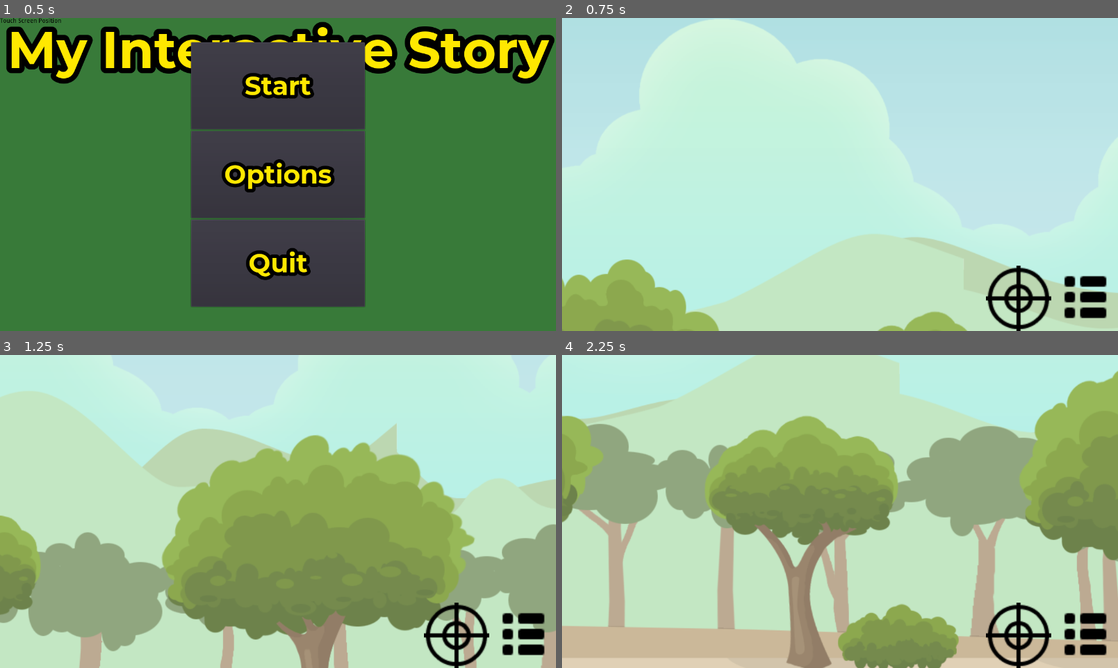
Above: before the commit, frames 1-4 (two rows, left to right).
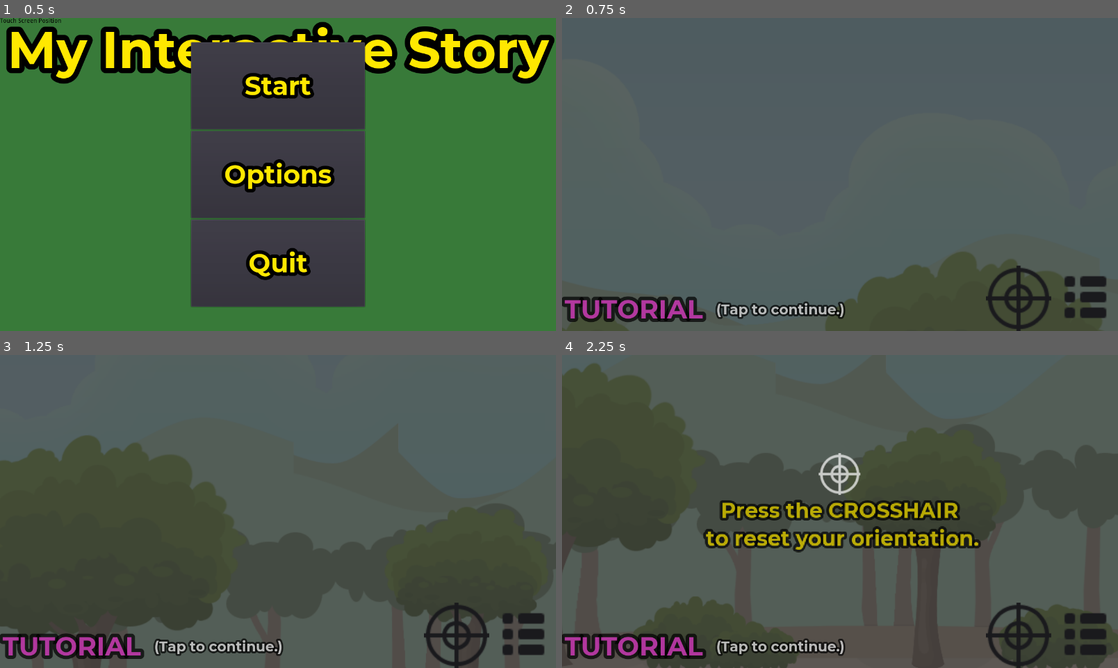
Above: after the commit, the same moments.

Repository: Mtaethefarmer/My-Interactive-Story
Game: Godot game, scene res://Prefab/UI.tscn
Two runs of this game, one before a commit and one after it. Both use one fixed random seed, a clock stepped at 60 frames per second and the inputs below. The engine's default icon, where the game draws it, is replaced by a stand-in: a white triangle on a blue panel in a dark square.
Inputs (mouse positions are in pixels of both pictures, inside the frame that each line leads up to):
- Up to frame 1 (0.5 s): no input
- Up to frame 2 (0.75 s): click "Start" at 0.5 s
- Up to frame 3 (1.25 s): no input
- Up to frame 4 (2.25 s): tap Enter at 1.25, 2 s; move the mouse to (962, 495) at 1.27 s; hold Right (ui_right) 1.28-2.03 s; click (962, 495) at 1.42 s; move the mouse to (728, 527) at 2.02 s; hold Down (ui_down) from 2.03 s (still down)

Frame 1 is identical in both runs. In frame 2, 100% of the frame differs, in the area x 0-100%, y 0-100%; in frame 3, 100%; in frame 4, 100%.

Commit message:
Card 1 and Card 15 are in Testing
[BUG] Main menu and Orientation Buttons no longer work

Diff:
--- a/Parallax-Camera/Prefab/ParallaxBackground.tscn
+++ b/Parallax-Camera/Prefab/ParallaxBackground.tscn
@@ -15,7 +15,7 @@
 
 [node name="Parallax-01" type="ParallaxLayer" parent="."]
 editor/display_folded = true
-motion_scale = Vector2( 0.1, 0.5 )
+motion_scale = Vector2( 1.1, 0.5 )
 motion_mirroring = Vector2( 2048, 0 )
 
 [node name="sky" type="Sprite" parent="Parallax-01"]
@@ -28,7 +28,7 @@
 
 [node name="Parallax-02" type="ParallaxLayer" parent="."]
 editor/display_folded = true
-motion_scale = Vector2( 0.2, 0.5 )
+motion_scale = Vector2( 1.2, 0.5 )
 motion_mirroring = Vector2( 2048, 0 )
 
 [node name="distantClouds" type="Sprite" parent="Parallax-02"]
@@ -37,7 +37,7 @@
 
 [node name="Parallax-03" type="ParallaxLayer" parent="."]
 editor/display_folded = true
-motion_scale = Vector2( 0.3, 0.5 )
+motion_scale = Vector2( 1.3, 0.5 )
 motion_mirroring = Vector2( 2048, 0 )
 
 [node name="Clouds" type="Sprite" parent="Parallax-03"]
@@ -50,7 +50,7 @@
 
 [node name="Parallax-04" type="ParallaxLayer" parent="."]
 editor/display_folded = true
-motion_scale = Vector2( 0.4, 0.5 )
+motion_scale = Vector2( 1.4, 0.5 )
 motion_mirroring = Vector2( 2048, 0 )
 
 [node name="hillTwo" type="Sprite" parent="Parallax-04"]
@@ -59,12 +59,12 @@
 
 [node name="Parallax-05" type="ParallaxLayer" parent="."]
 visible = false
-motion_scale = Vector2( 0.5, 0.5 )
+motion_scale = Vector2( 1.5, 0.5 )
 motion_mirroring = Vector2( 2048, 0 )
 
 [node name="Parallax-06" type="ParallaxLayer" parent="."]
 editor/display_folded = true
-motion_scale = Vector2( 0.6, 0.5 )
+motion_scale = Vector2( 1.6, 0.5 )
 motion_mirroring = Vector2( 2048, 0 )
 
 [node name="distantTrees" type="Sprite" parent="Parallax-06"]
@@ -73,12 +73,11 @@
 
 [node name="Parallax-07" type="ParallaxLayer" parent="."]
 visible = false
-motion_scale = Vector2( 0.7, 0.5 )
+motion_scale = Vector2( 1.7, 0.5 )
 motion_mirroring = Vector2( 2048, 0 )
 
 [node name="Parallax-08" type="ParallaxLayer" parent="."]
-editor/display_folded = true
-motion_scale = Vector2( 0.8, 0.5 )
+motion_scale = Vector2( 1.8, 0.5 )
 motion_mirroring = Vector2( 2048, 0 )
 
 [node name="trees" type="Sprite" parent="Parallax-08"]
@@ -87,12 +86,12 @@
 
 [node name="Parallax-09" type="ParallaxLayer" parent="."]
 visible = false
-motion_scale = Vector2( 0.9, 0.5 )
+motion_scale = Vector2( 1.9, 0.5 )
 motion_mirroring = Vector2( 2048, 0 )
 
 [node name="Parallax-10" type="ParallaxLayer" parent="."]
 editor/display_folded = true
-motion_scale = Vector2( 0.9, 0.5 )
+motion_scale = Vector2( 2, 0.5 )
 motion_mirroring = Vector2( 2048, 0 )
 
 [node name="_01_ground" type="Sprite" parent="Parallax-10"]
@@ -100,7 +99,7 @@
 texture = ExtResource( 9 )
 
 [node name="Parallax-10-Object" type="ParallaxLayer" parent="."]
-motion_scale = Vector2( 1, 0.5 )
+motion_scale = Vector2( 2, 0.5 )
 
 [node name="Selectable" parent="Parallax-10-Object" instance=ExtResource( 10 )]
-position = Vector2( 7000, 1000 )
+position = Vector2( 2000, 1000 )
--- a/Parallax-Camera/Prefab/Player.tscn
+++ b/Parallax-Camera/Prefab/Player.tscn
@@ -7,6 +7,7 @@
 [ext_resource path="res://Texture/Icons/menuListBlk.png" type="Texture" id=5]
 [ext_resource path="res://Texture/Icons/menuListWht.png" type="Texture" id=6]
 [ext_resource path="res://Script/TextureButton.gd" type="Script" id=7]
+[ext_resource path="res://Prefab/Tutorial.tscn" type="PackedScene" id=8]
 
 [sub_resource type="CircleShape2D" id=1]
 
@@ -36,6 +37,7 @@
 drag_margin_bottom = 0.1
 
 [node name="CanvasLayer" type="CanvasLayer" parent="."]
+editor/display_folded = true
 
 [node name="HBoxContainer" type="HBoxContainer" parent="CanvasLayer"]
 anchor_left = 0.5
@@ -71,5 +73,7 @@
 stretch_mode = 5
 script = ExtResource( 7 )
 
+[node name="Tutorial" parent="." instance=ExtResource( 8 )]
+
 [connection signal="pressed" from="CanvasLayer/HBoxContainer/ResetPosition" to="CanvasLayer/HBoxContainer/ResetPosition" method="_on_ResetPosition_pressed"]
 [connection signal="pressed" from="CanvasLayer/HBoxContainer/Menu" to="CanvasLayer/HBoxContainer/Menu" method="_on_TextureButton_pressed"]
--- /dev/null
+++ b/Parallax-Camera/Prefab/Tutorial.tscn
@@ -0,0 +1,151 @@
+[gd_scene load_steps=8 format=2]
+
+[ext_resource path="res://Script/Tutorial.gd" type="Script" id=1]
+[ext_resource path="res://Font/NormalMenuOptions.tres" type="DynamicFont" id=2]
+[ext_resource path="res://Font/SmallMenuOptions.tres" type="DynamicFont" id=3]
+[ext_resource path="res://Texture/Icons/phone.png" type="Texture" id=4]
+[ext_resource path="res://Texture/Icons/return.png" type="Texture" id=5]
+[ext_resource path="res://Texture/Icons/crosshair-wht.png" type="Texture" id=6]
+[ext_resource path="res://Texture/Icons/menuListWht.png" type="Texture" id=7]
+
+[node name="Tutorial" type="Control"]
+script = ExtResource( 1 )
+
+[node name="CanvasLayer" type="CanvasLayer" parent="."]
+
+[node name="Background" type="Panel" parent="CanvasLayer"]
+modulate = Color( 1, 1, 1, 0.705882 )
+anchor_right = 1.0
+anchor_bottom = 1.0
+
+[node name="Title" type="Label" parent="CanvasLayer/Background"]
+anchor_top = 1.0
+anchor_bottom = 1.0
+margin_top = -100.0
+margin_right = 330.0
+rect_min_size = Vector2( 330, 100 )
+custom_fonts/font = ExtResource( 2 )
+custom_colors/font_color = Color( 0.952941, 0.270588, 0.847059, 1 )
+text = "Tutorial"
+align = 1
+valign = 1
+uppercase = true
+
+[node name="Continue" type="Label" parent="CanvasLayer/Background/Title"]
+margin_left = 354.539
+margin_top = 30.6378
+margin_right = 649.539
+margin_bottom = 70.6378
+custom_fonts/font = ExtResource( 3 )
+text = "(Tap to continue.)"
+
+[node name="SwivelTutorial" type="VBoxContainer" parent="CanvasLayer/Background"]
+visible = false
+anchor_left = 0.5
+anchor_top = 0.5
+anchor_right = 0.5
+anchor_bottom = 0.5
+margin_left = -603.347
+margin_top = -94.556
+margin_right = 250.653
+margin_bottom = 49.444
+rect_scale = Vector2( 1.4, 1.4 )
+alignment = 1
+
+[node name="Phone" type="TextureRect" parent="CanvasLayer/Background/SwivelTutorial"]
+margin_right = 854.0
+margin_bottom = 100.0
+texture = ExtResource( 4 )
+stretch_mode = 6
+
+[node name="SwivelLeft" type="TextureRect" parent="CanvasLayer/Background/SwivelTutorial/Phone"]
+margin_left = -60.0
+margin_top = -60.0
+margin_right = 771.0
+margin_bottom = 40.0
+texture = ExtResource( 5 )
+stretch_mode = 4
+
+[node name="SwivelRight" type="TextureRect" parent="CanvasLayer/Background/SwivelTutorial/Phone"]
+margin_left = 910.749
+margin_top = -61.8532
+margin_right = 1741.75
+margin_bottom = 38.1468
+rect_scale = Vector2( -1, 1 )
+texture = ExtResource( 5 )
+stretch_mode = 6
+
+[node name="SwivelText" type="Label" parent="CanvasLayer/Background/SwivelTutorial"]
+margin_top = 104.0
+margin_right = 854.0
+margin_bottom = 144.0
+custom_fonts/font = ExtResource( 3 )
+custom_colors/font_color = Color( 1, 0.913725, 0, 1 )
+text = "SWIVEL your phone to see everything in the world."
+
+[node name="OrientationTutorial" type="VBoxContainer" parent="CanvasLayer/Background"]
+editor/display_folded = true
+visible = false
+anchor_left = 0.5
+anchor_top = 0.5
+anchor_right = 0.5
+anchor_bottom = 0.5
+margin_left = -623.938
+margin_top = -134.337
+margin_right = 207.062
+margin_bottom = 9.66339
+rect_scale = Vector2( 1.5, 1.5 )
+alignment = 1
+
+[node name="Crosshair" type="TextureRect" parent="CanvasLayer/Background/OrientationTutorial"]
+margin_right = 831.0
+margin_bottom = 64.0
+texture = ExtResource( 6 )
+stretch_mode = 6
+
+[node name="OrientationTutorial" type="Label" parent="CanvasLayer/Background/OrientationTutorial"]
+margin_top = 68.0
+margin_right = 831.0
+margin_bottom = 151.0
+custom_fonts/font = ExtResource( 3 )
+custom_colors/font_color = Color( 1, 0.913725, 0, 1 )
+text = "Press the CROSSHAIR
+ to reset your orientation."
+align = 1
+
+[node name="MainMenuTutorial" type="VBoxContainer" parent="CanvasLayer/Background"]
+editor/display_folded = true
+visible = false
+anchor_left = 0.5
+anchor_top = 0.5
+anchor_right = 0.5
+anchor_bottom = 0.5
+margin_left = -623.938
+margin_top = -134.337
+margin_right = 207.062
+margin_bottom = 9.66339
+rect_scale = Vector2( 1.5, 1.5 )
+alignment = 1
+
+[node name="Crosshair" type="TextureRect" parent="CanvasLayer/Background/MainMenuTutorial"]
+margin_right = 831.0
+margin_bottom = 100.0
+rect_min_size = Vector2( 0, 100 )
+texture = ExtResource( 7 )
+stretch_mode = 6
+
+[node name="OrientationTutorial" type="Label" parent="CanvasLayer/Background/MainMenuTutorial"]
+margin_top = 104.0
+margin_right = 831.0
+margin_bottom = 144.0
+custom_fonts/font = ExtResource( 3 )
+custom_colors/font_color = Color( 1, 0.913725, 0, 1 )
+text = "Press to return to the MAIN MENU"
+align = 1
+
+[node name="Button" type="Button" parent="CanvasLayer"]
+modulate = Color( 1, 1, 1, 0 )
+anchor_right = 1.0
+anchor_bottom = 1.0
+
+[connection signal="pressed" from="CanvasLayer/Button" to="." method="_on_Button_pressed"]
--- /dev/null
+++ b/Parallax-Camera/Script/Tutorial.gd
@@ -0,0 +1,31 @@
+extends Control
+
+enum TEXT_COUNTER {SWIVEL=0, CROSSHAIR, MAINMENU}
+var page : int = 0
+
+func _ready():
+	$CanvasLayer/Background/SwivelTutorial.hide()
+
+# Called every frame. 'delta' is the elapsed time since the previous frame.
+#func _process(delta):
+#	pass
+
+
+func _on_Button_pressed():
+	#Show to the next page in the tutorial
+	match page:
+		TEXT_COUNTER.SWIVEL:
+			$CanvasLayer/Background/SwivelTutorial.show()
+		TEXT_COUNTER.CROSSHAIR:
+			$CanvasLayer/Background/SwivelTutorial.hide()
+			$CanvasLayer/Background/OrientationTutorial.show()
+		TEXT_COUNTER.MAINMENU:
+			$CanvasLayer/Background/OrientationTutorial.hide()
+			$CanvasLayer/Background/MainMenuTutorial.show()
+		_:
+			if $CanvasLayer/Background.hide():
+				$CanvasLayer/Background.show()
+			else:
+				$CanvasLayer/Background.hide()
+
+	page+=1
--- a/Parallax-Camera/World.tscn
+++ b/Parallax-Camera/World.tscn
@@ -11,5 +11,6 @@
 scroll_limit_end = Vector2( 40960, 0 )
 
 [node name="Player" parent="." instance=ExtResource( 2 )]
-position = Vector2( 7000, 900 )
-MaximumHorizontalLimit = 15000
+position = Vector2( 1000, 900 )
+MinimumHorzontalLimit = -512
+MaximumHorizontalLimit = 512
Not shown: 1 places in Parallax-Camera/Prefab/Player.tscn that only renumber resources
Binary file added: Parallax-Camera/Texture/Icons/phone.png
Not shown, added: Parallax-Camera/Texture/Icons/phone.png.import
Binary file added: Parallax-Camera/Texture/Icons/return.png
Not shown, added: Parallax-Camera/Texture/Icons/return.png.import
Not shown, changed: Parallax-Camera/Andriod-Ex/Parallax-Camera.apk
